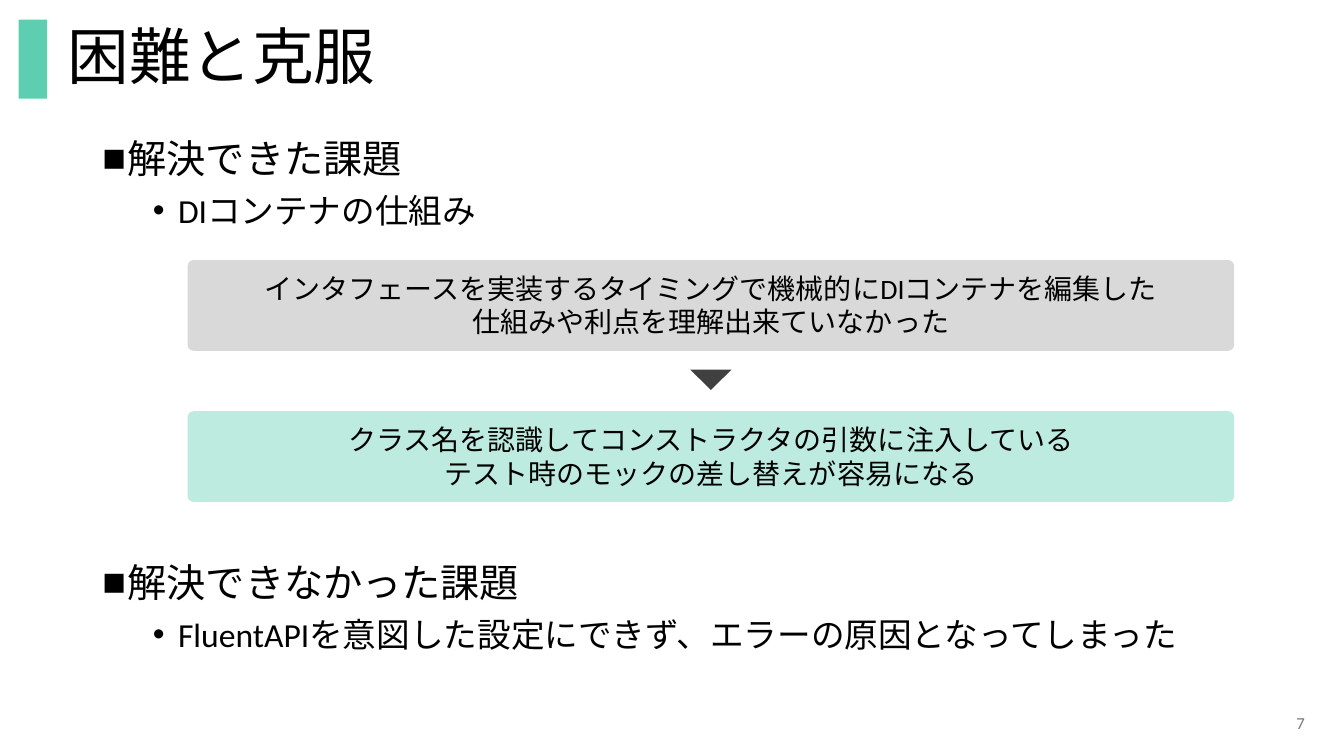
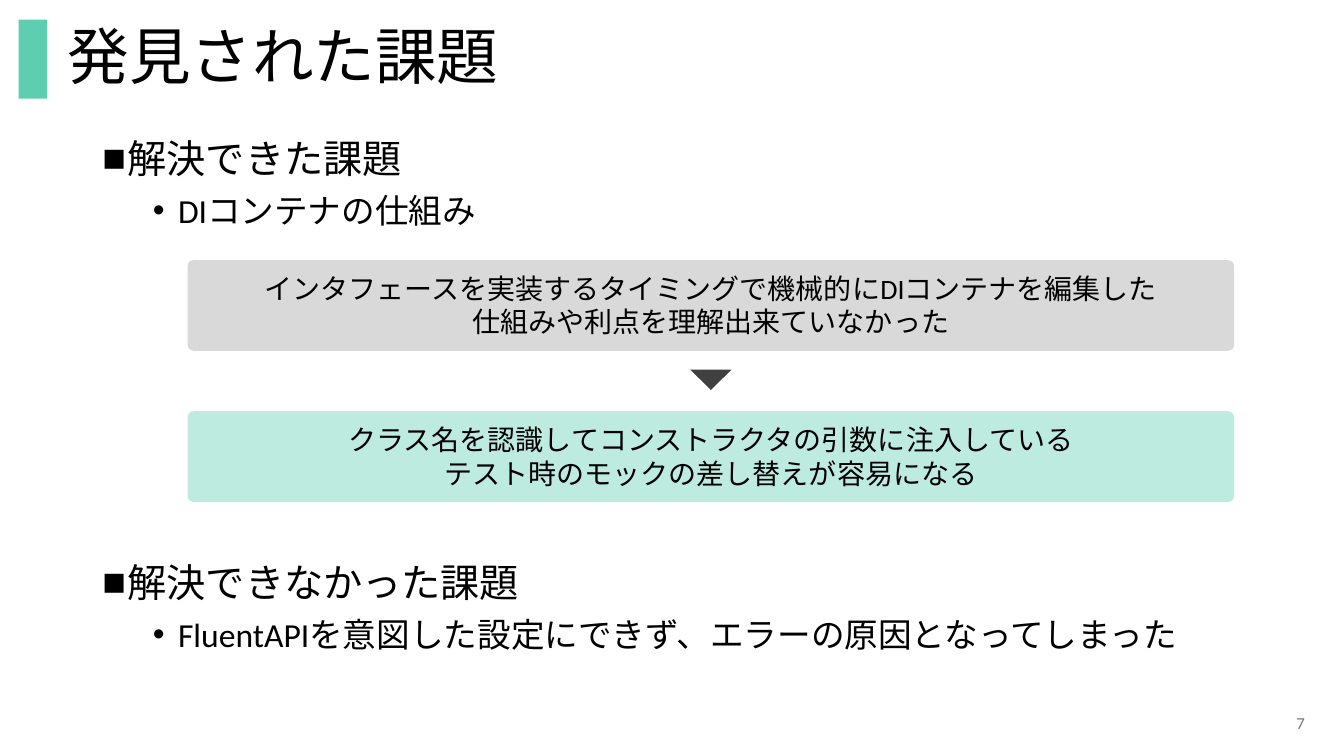
Before and after one commit to Keiichiro-Murayama/LibraryAPI, a slide deck: slide 7 of Docs/6月月次報告_WEMEX_村山.pptx. Drawn at 1344x756 pixels with LibreOffice and Linux fonts; fonts in the diff are those of the drawing. Boxes give left, top, right and bottom in pixels: in the first picture for what was removed or moved away, otherwise in the second. Text is boxed around its words. In the diff, an @@ line names an element or a change of style, - is before the commit and + after.

```diff
--- a/Docs/6月月次報告_WEMEX_村山.pptx
+++ b/Docs/6月月次報告_WEMEX_村山.pptx
@@ title at [67, 27, 498, 84]: text changed @@
-困難と克服
+発見された課題
```
Also in this commit, not shown: 5 other slides changed.
